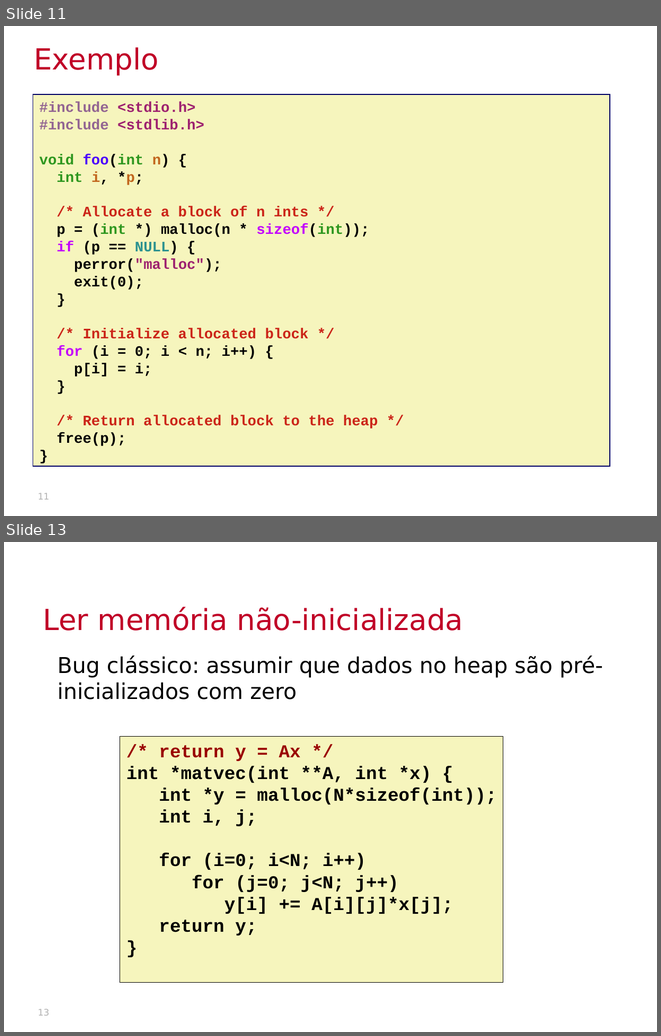
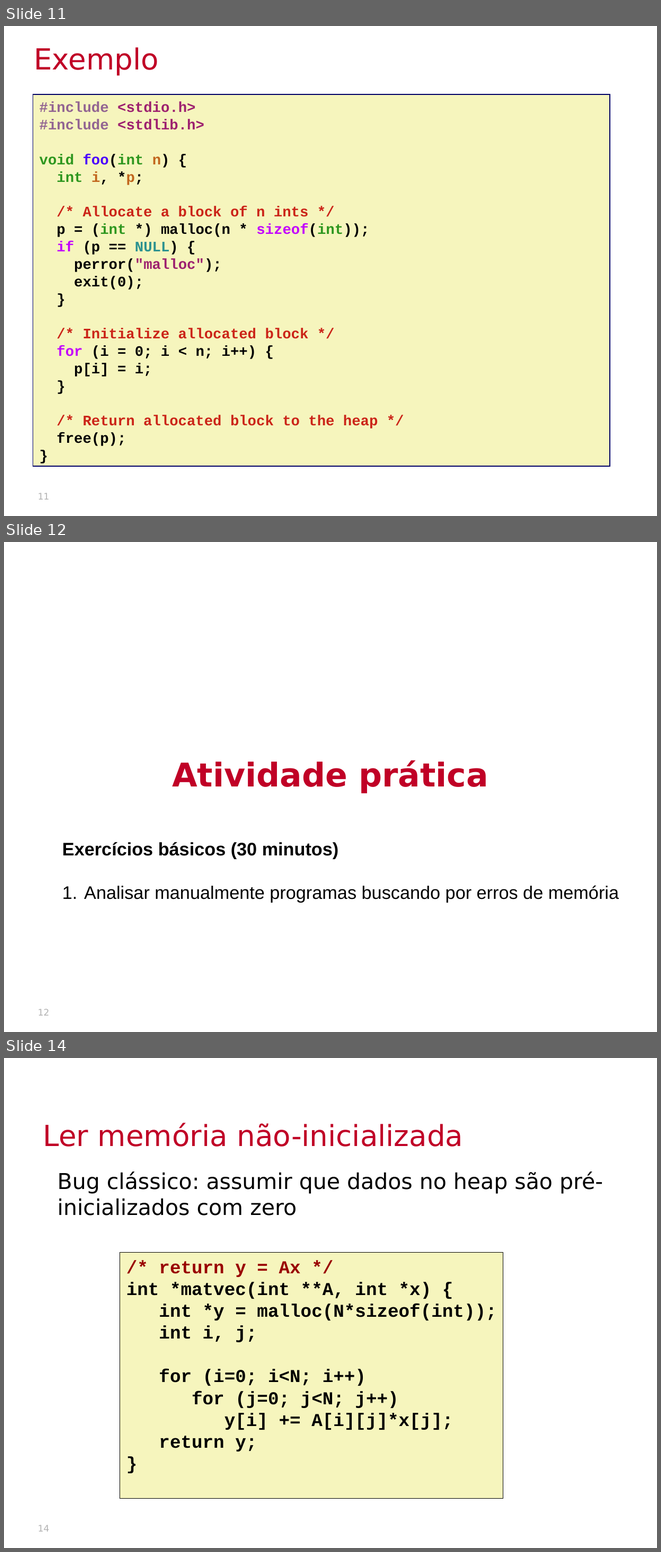
Before and after one commit to victorniubo/SistemasHardwareSoftware, a slide deck: aulas/10-malloc/aula_11.pptx. Shown one above the other, each under a label of ours: slides 11 and 13 before the commit, slides 11, 12 and 14 after it; the slides between them are not shown. The pictures are 661x1036 and 661x1552 pixels, drawn with LibreOffice and Linux fonts; fonts in the diff are those of the drawing; background and template pictures are left out. Boxes give left, top, right and bottom in pixels: in the first picture for what was removed or moved away, otherwise in the second. Text is boxed around its words. In the diff, an @@ line names an element or a change of style, - is before the commit and + after.

```diff
--- a/aulas/10-malloc/aula_11.pptx
+++ b/aulas/10-malloc/aula_11.pptx
@@ slide 12 added at [4, 542, 657, 1032], background picture (left out) @@
@@ text added at [172, 760, 488, 793], 36 pt, text #C00026, bold @@
+Atividade prática
@@ text added at [62, 842, 619, 902], 20 pt, text #000000 @@
+Exercícios básicos (30 minutos)
+1. Analisar manualmente programas buscando por erros de memória
@@ page number added at [38, 1008, 50, 1015], 10 pt, text #B2B2B2 @@
+12
@@ what was slide 13 is now slide 14 @@
@@ page number at [38, 1525, 50, 1531]: text changed @@
-13
+14
```
Also in this commit, not shown: 2 slides changed, 2 other slides added, 2 slides removed, 5 other files.
